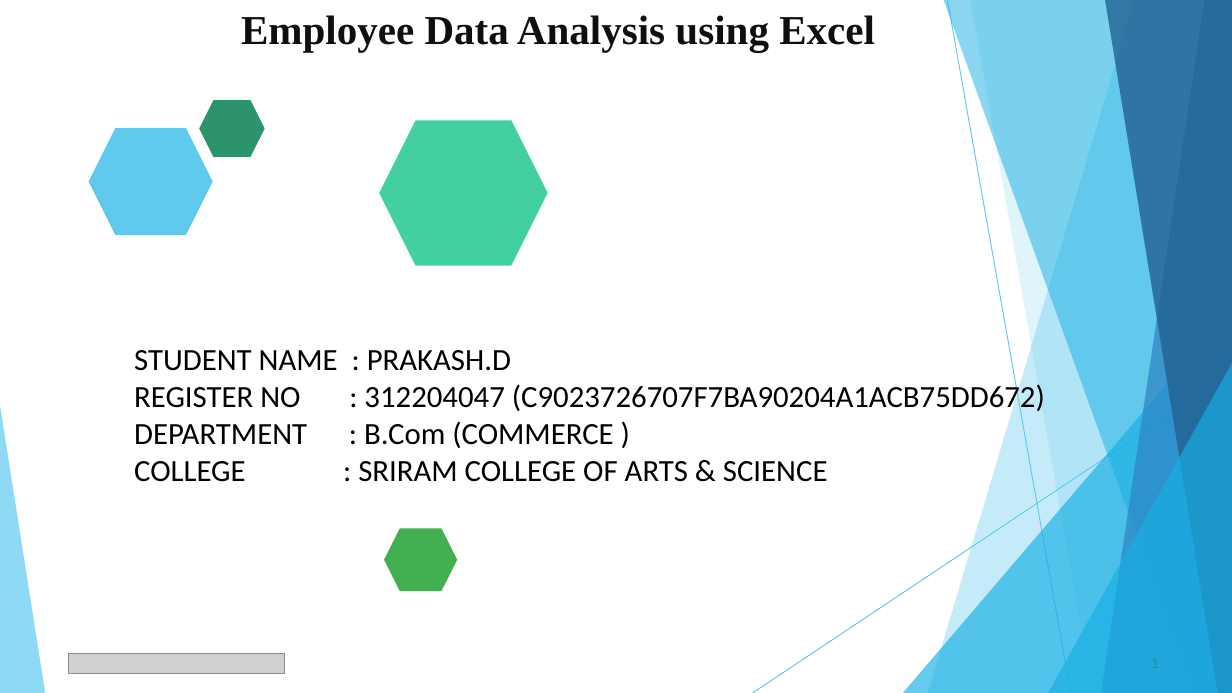
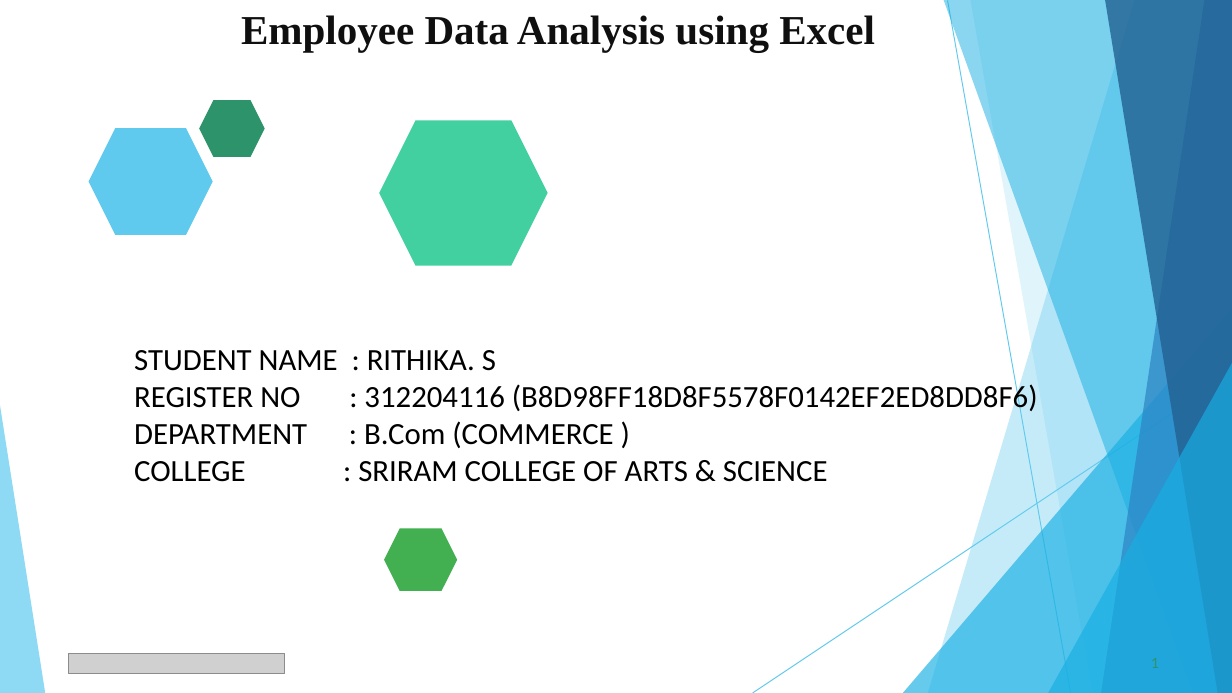
Before and after one commit to RithikaAbi/TNSDC-DATA-ANALYTICS, a slide deck: slide 1 of Employee_Data_Analysis_2.pptx. Drawn at 1232x693 pixels with LibreOffice and Linux fonts; fonts in the diff are those of the drawing; grey boxes stand for pictures. Boxes give left, top, right and bottom in pixels: in the first picture for what was removed or moved away, otherwise in the second. Text is boxed around its words. In the diff, an @@ line names an element or a change of style, - is before the commit and + after.

```diff
--- a/Employee_Data_Analysis_2.pptx
+++ b/Employee_Data_Analysis_2.pptx
@@ text at box(134, 350, 1038, 415): text changed @@
-STUDENT NAME : PRAKASH.D
-REGISTER NO : 312204047 (C9023726707F7BA90204A1ACB75DD672)
+STUDENT NAME : RITHIKA. S
+REGISTER NO : 312204116 (B8D98FF18D8F5578F0142EF2ED8DD8F6)
```
Also in this commit, not shown: 2 other slides changed.
